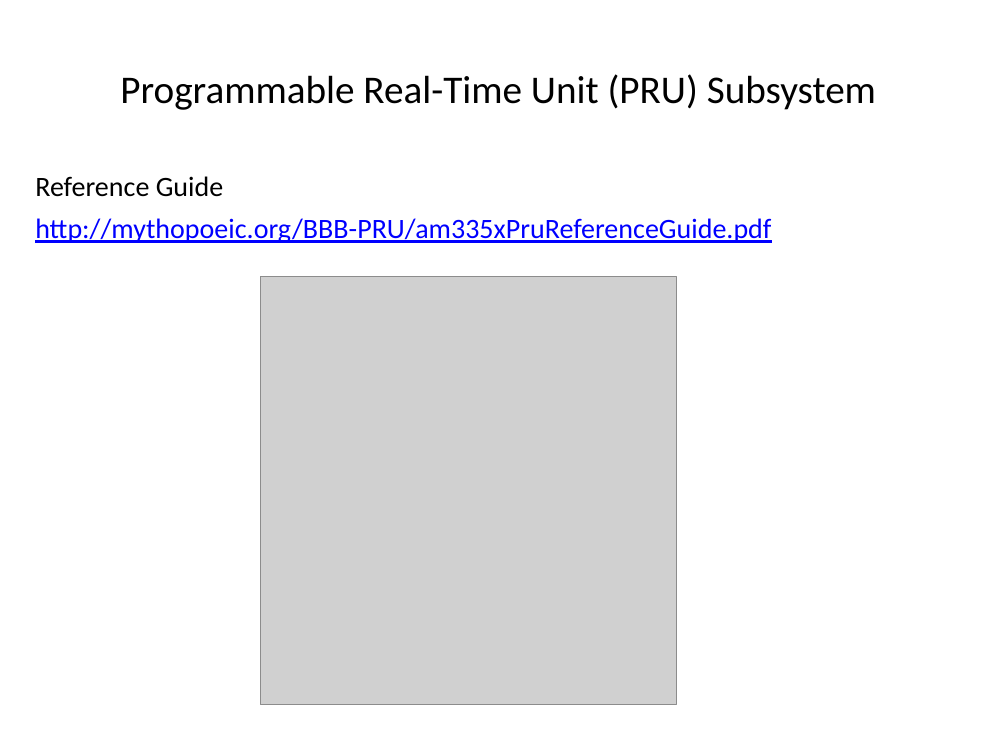
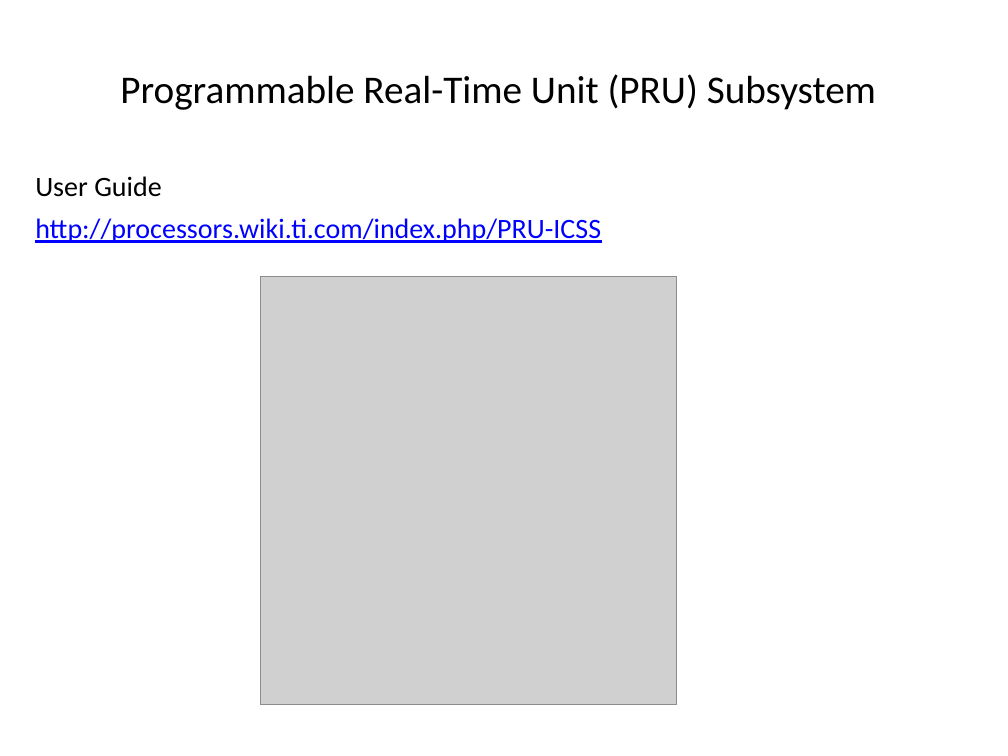
Before and after one commit to hari1989/keystone-workshop, a slide deck: slide 6 of preliminary/Working/presentations/Sitara/PRU in Sitara Device.pptx. Drawn at 1008x756 pixels with LibreOffice and Linux fonts; fonts in the diff are those of the drawing; grey boxes stand for pictures. Boxes give left, top, right and bottom in pixels: in the first picture for what was removed or moved away, otherwise in the second. Text is boxed around its words. In the diff, an @@ line names an element or a change of style, - is before the commit and + after.

```diff
--- a/preliminary/Working/presentations/Sitara/PRU in Sitara Device.pptx
+++ b/preliminary/Working/presentations/Sitara/PRU in Sitara Device.pptx
@@ text at (35,176,601,243): text changed @@
-Reference Guide
-http://mythopoeic.org/BBB-PRU/am335xPruReferenceGuide.pdf
+User Guide
+http://processors.wiki.ti.com/index.php/PRU-ICSS
```
Also in this commit, not shown: 1 slide added, 1 slide removed.
